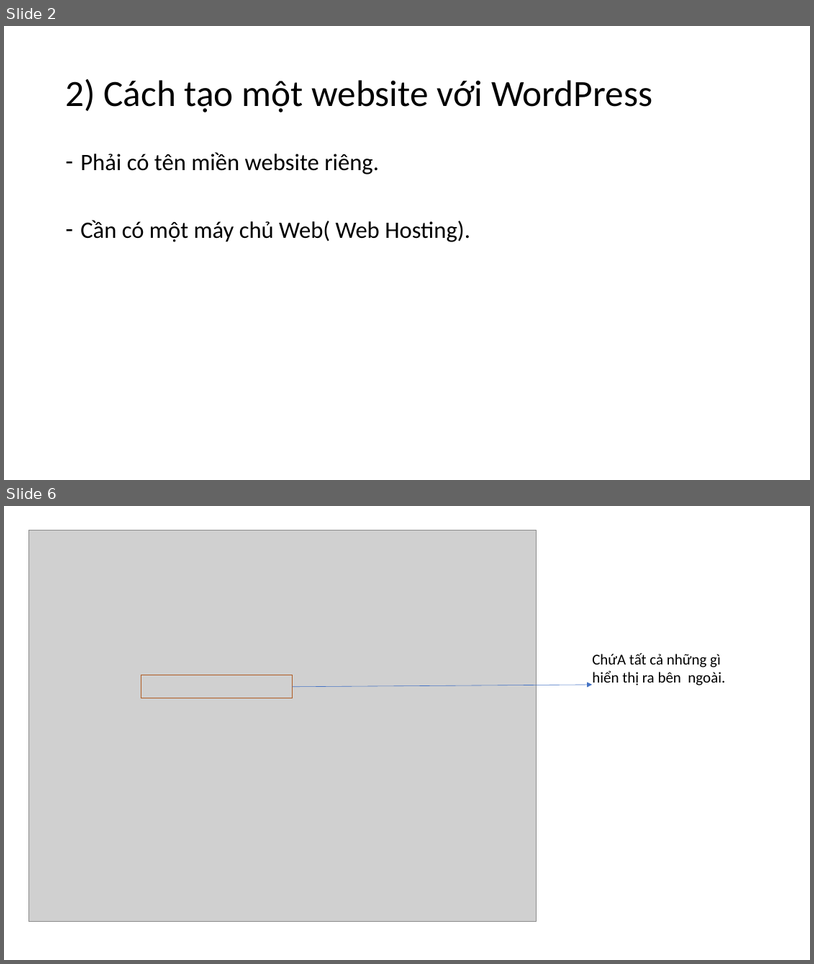
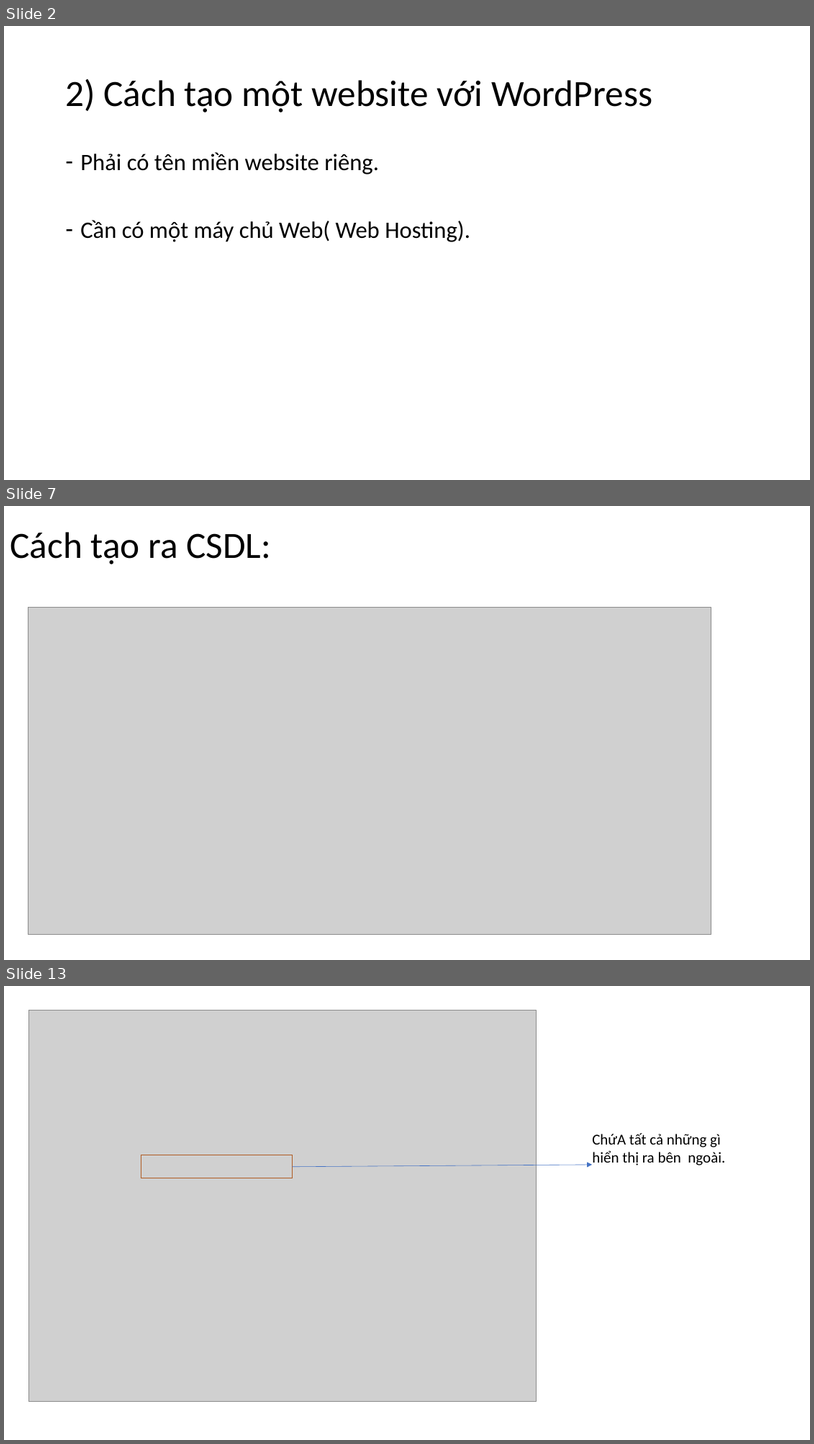
Before and after one commit to DangVanDoan05/WordPress, a slide deck: Giới thiệu .pptx. Shown one above the other, each under a label of ours: slides 2 and 6 before the commit, slides 2, 7 and 13 after it; the slides between them are not shown. The pictures are 814x964 and 814x1444 pixels, drawn with LibreOffice and Linux fonts; fonts in the diff are those of the drawing; grey boxes stand for pictures. Boxes give left, top, right and bottom in pixels: in the first picture for what was removed or moved away, otherwise in the second. Text is boxed around its words. In the diff, an @@ line names an element or a change of style, - is before the commit and + after.

```diff
--- a/Giới thiệu .pptx
+++ b/Giới thiệu .pptx
@@ slide 7 added at <box>4,506,810,960</box>, background #FFFFFF @@
@@ title added at <box>10,532,271,564</box>, 44 pt, text #000000 @@
+Cách tạo ra CSDL:
@@ picture added at <box>28,608,712,934</box> @@
@@ what was slide 6 is now slide 13 @@
```
Also in this commit, not shown: 2 slides changed, 7 other slides added, 1 slide removed, 1 other file.
